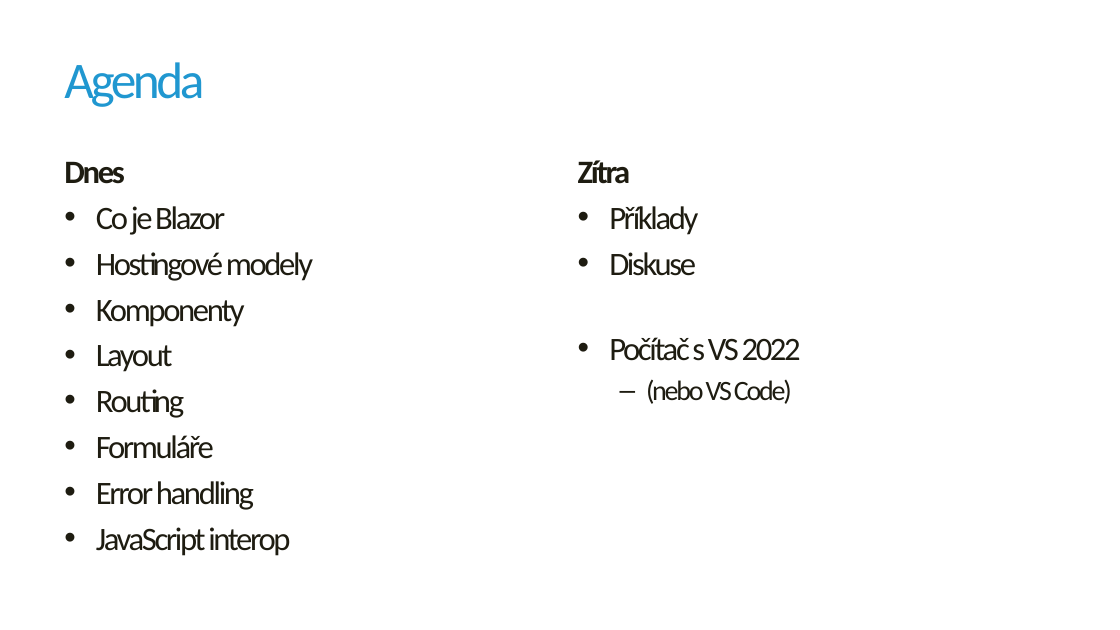
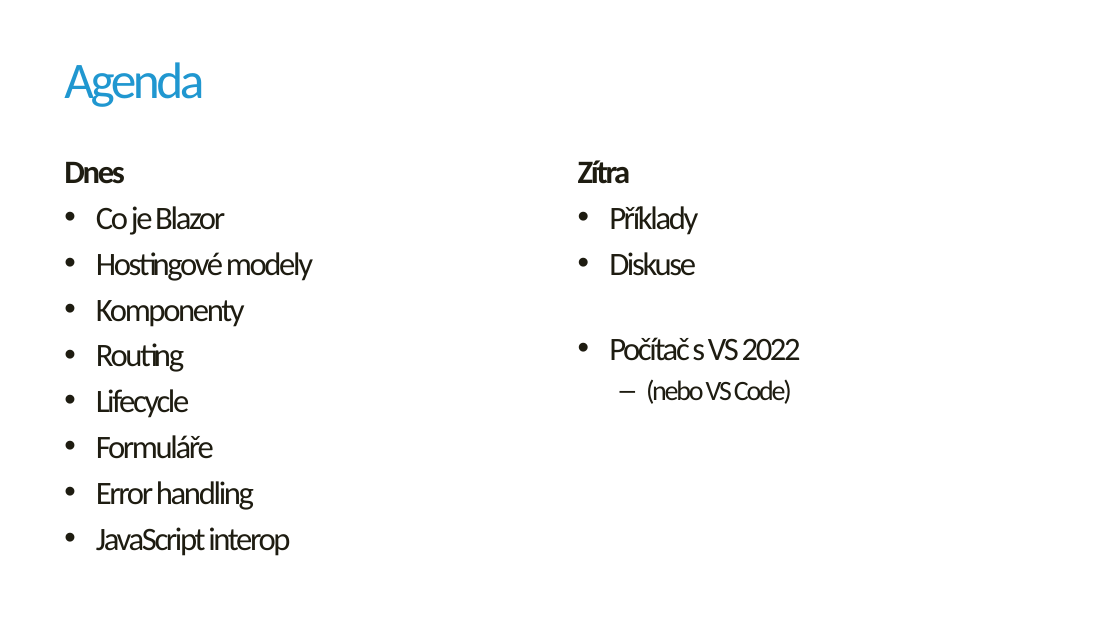
Before and after one commit to jirikanda/BlazorDemos, a slide deck: slide 2 of Presentation/00 - Intro.pptx. Drawn at 1120x630 pixels with LibreOffice and Linux fonts; fonts in the diff are those of the drawing; background and template pictures are left out. Boxes give left, top, right and bottom in pixels: in the first picture for what was removed or moved away, otherwise in the second. Text is boxed around its words. In the diff, an @@ line names an element or a change of style, - is before the commit and + after.

```diff
--- a/Presentation/00 - Intro.pptx
+++ b/Presentation/00 - Intro.pptx
@@ text at (x1=96, y1=345, x2=173, y2=372): paragraph removed @@
-• Layout
@@ text at (x1=96, y1=389, x2=189, y2=418): paragraph added @@
+• Lifecycle
```
Also in this commit, not shown: 1 slide added, 6 other files.
